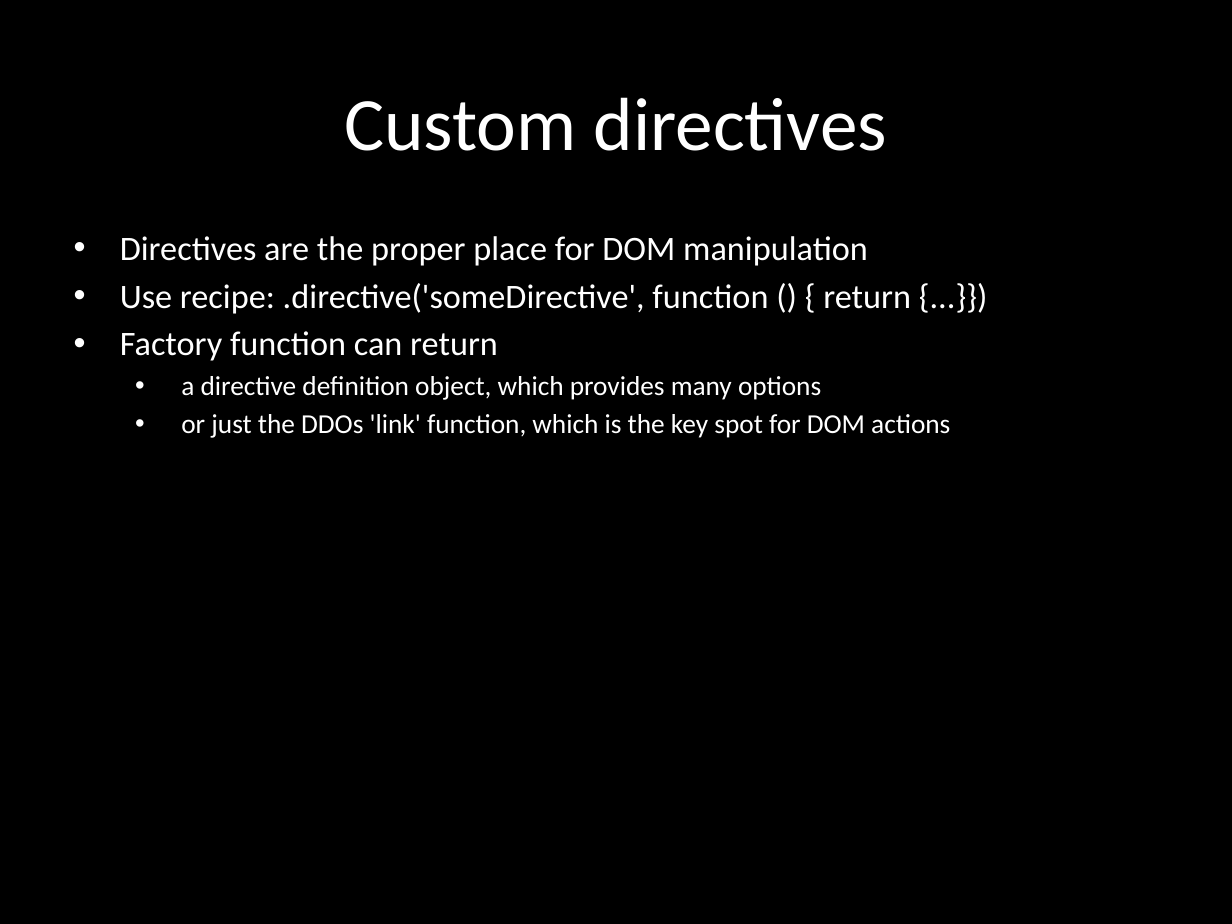
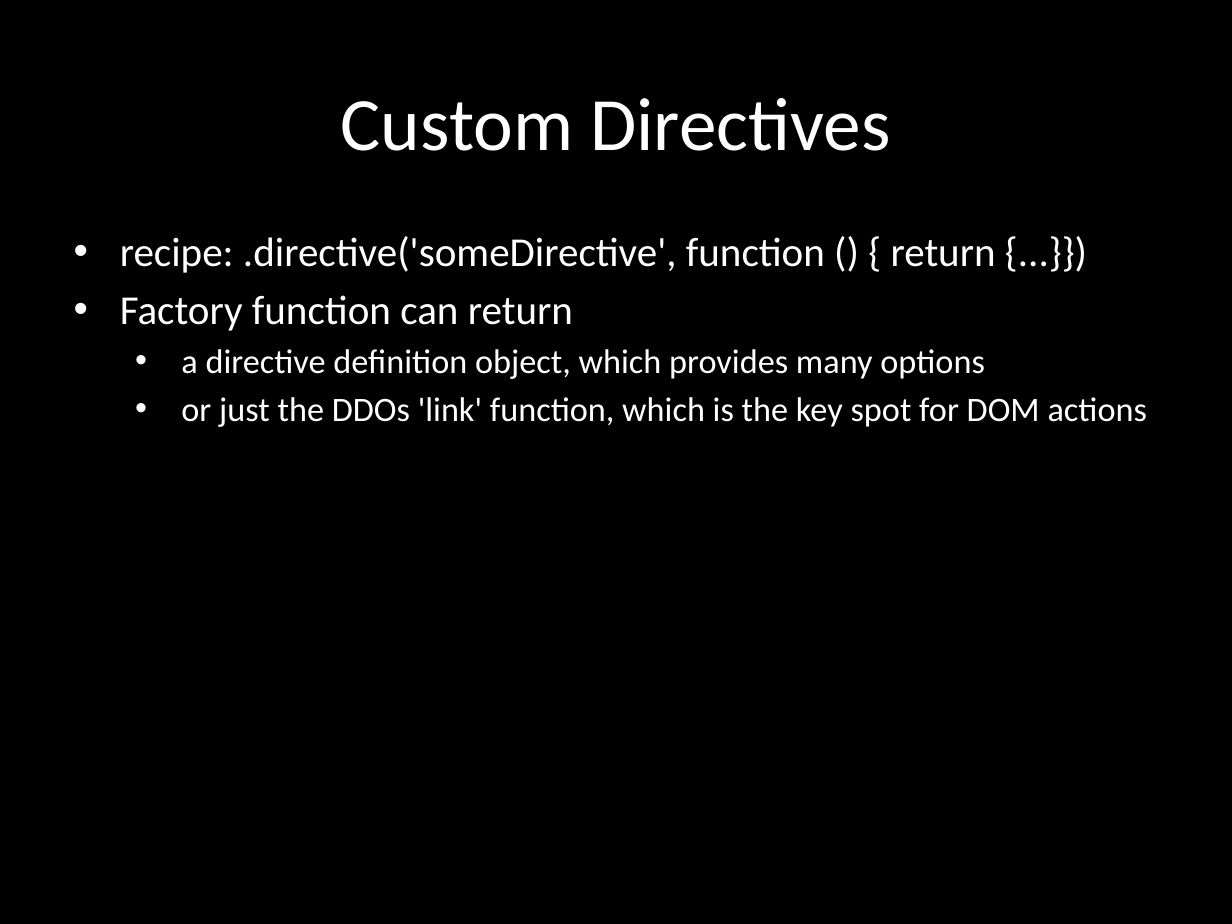
Before and after one commit to eliasjames/training-angular, a slide deck: slide 17 of slides/Angular Slides Day 1.pptx (slide 25 before the commit). Drawn at 1232x924 pixels with LibreOffice and Linux fonts; fonts in the diff are those of the drawing. Boxes give left, top, right and bottom in pixels: in the first picture for what was removed or moved away, otherwise in the second. Text is boxed around its words. In the diff, an @@ line names an element or a change of style, - is before the commit and + after.

```diff
--- a/slides/Angular Slides Day 1.pptx
+++ b/slides/Angular Slides Day 1.pptx
@@ title at [341,98,890,151]: text changed @@
-Custom directives
+Custom Directives
@@ subtitle at [120,236,996,273]: text changed; size 20 to 24 pt @@
-• Directives are the proper place for DOM manipulation
-• Use recipe: .directive('someDirective', function () { return {...}})
+• recipe: .directive('someDirective', function () { return {...}})
@@ subtitle at [120,295,1147,427]: size 20 to 24 pt in "Factory function can return"; size 16 to 20 pt in "a directive definition object, which provides many ...", "or just the DDOs 'link' function, which ..." @@
```
Also in this commit, not shown: 10 other slides changed, 10 slides added, 18 slides removed, 2 other files.
